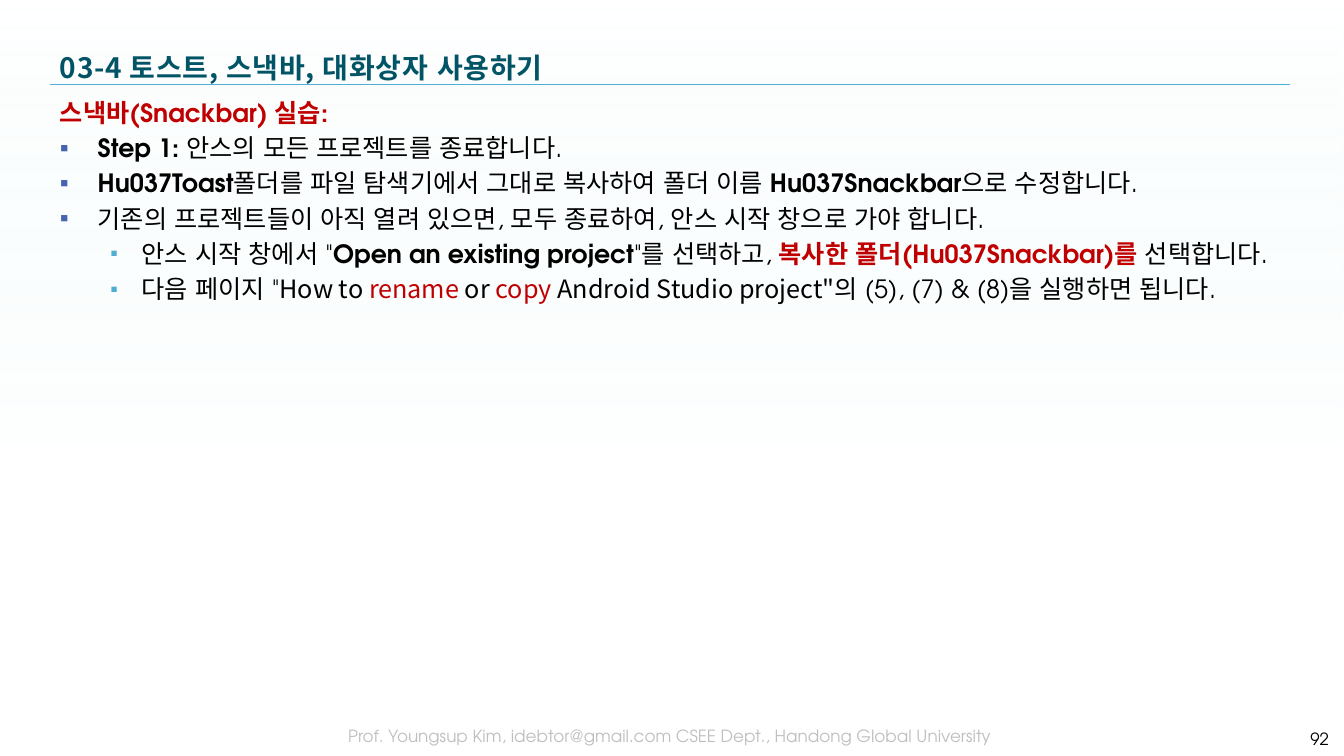
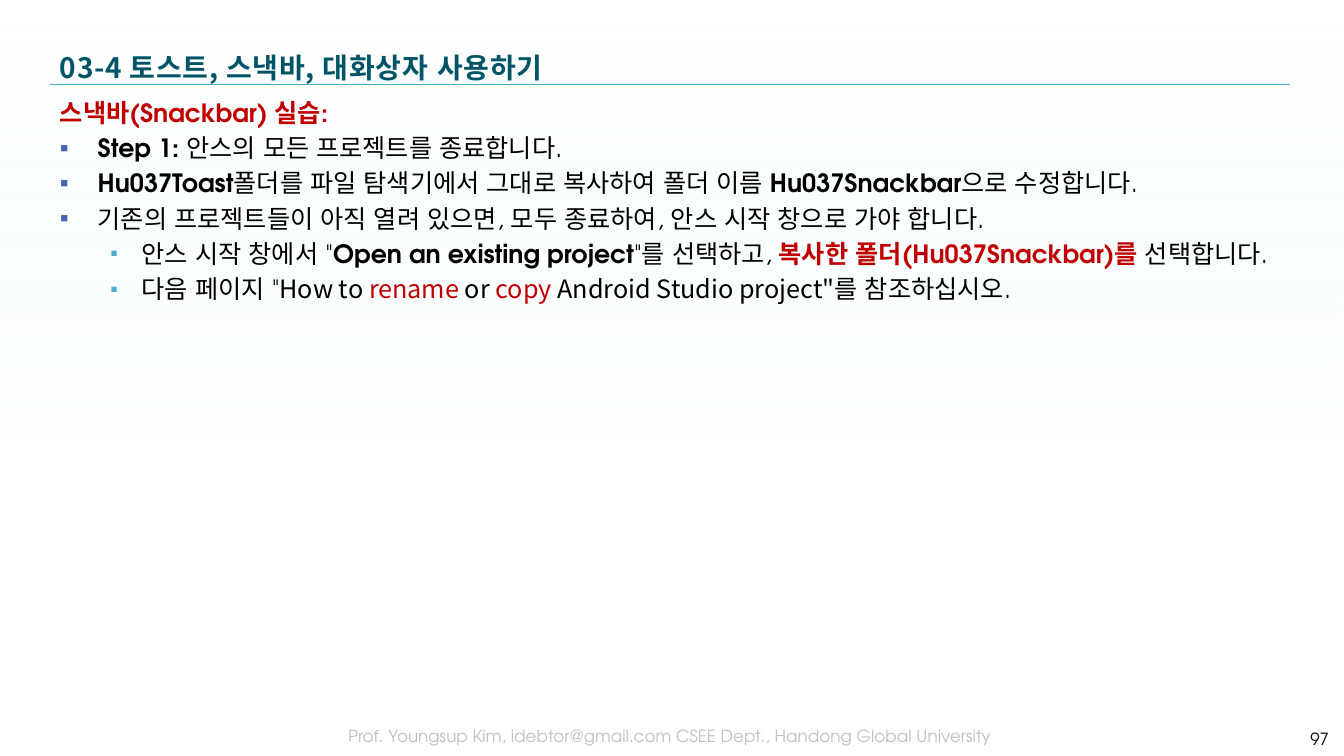
Before and after one commit to tae7841/HuStarAS, a slide deck: slide 97 of ppts/03Widget.pptx (slide 92 before the commit). Drawn at 1344x756 pixels with LibreOffice and Linux fonts; fonts in the diff are those of the drawing; background and template pictures are left out. Boxes give left, top, right and bottom in pixels: in the first picture for what was removed or moved away, otherwise in the second. Text is boxed around its words. In the diff, an @@ line names an element or a change of style, - is before the commit and + after.

```diff
--- a/ppts/03Widget.pptx
+++ b/ppts/03Widget.pptx
@@ text at <box>142,277,1011,304</box>: text changed @@
-  ▪ 다음 페이지 "How to rename or copy Android Studio project"의 (5), (7) & (8)을 실행하면 됩니다.
+  ▪ 다음 페이지 "How to rename or copy Android Studio project"를 참조하십시오.
@@ page number at <box>1310,732,1329,745</box>: text changed @@
-92
+97
```
Also in this commit, not shown: 11 other slides changed, 7 slides added, 3 slides removed, 34 other files.
